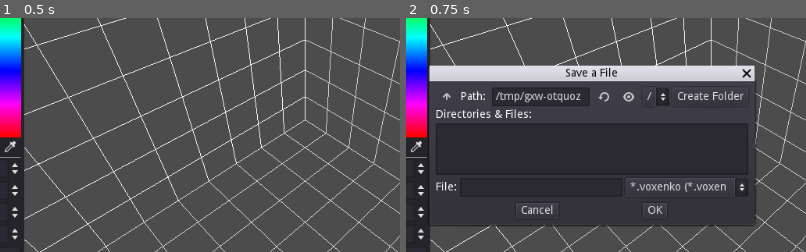
Above: before the commit, frames 1-2 (left to right).
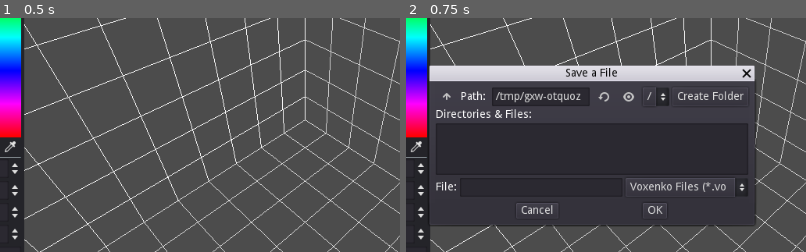
Above: after the commit, the same moments.

Repository: GaidamakUA/Voxenko
Game: Godot game, scene res://EditorSpace.tscn
Same seed, same stepped clock (60 frames per second), same inputs: the game is played once before the commit and once after it.
Inputs:
- Up to frame 1 (0.5 s): no input
- Up to frame 2 (0.75 s): click "Save" at 0.5 s
The pictures show only the part of the screen within x 27-77%, y 21-71%; the shares and areas given below are measured in that part.

Frame 1 is identical in both runs. In frame 2, 0.5% of the frame differs, in the area x 56-80%, y 70-75%.

Commit message:
Refactored save system

Diff:
--- a/EditorSpace.tscn
+++ b/EditorSpace.tscn
@@ -6,11 +6,12 @@
 [ext_resource path="res://InputProcessor.gd" type="Script" id=4]
 [ext_resource path="res://brush_picker/BrushButton.gd" type="Script" id=5]
 [ext_resource path="res://voxel/VoxelHolder.gd" type="Script" id=6]
-[ext_resource path="res://resources/AddAction.gd" type="Script" id=7]
-[ext_resource path="res://resources/DeleteAction.gd" type="Script" id=8]
+[ext_resource path="res://drawing_system/AddAction.gd" type="Script" id=7]
+[ext_resource path="res://drawing_system/DeleteAction.gd" type="Script" id=8]
 [ext_resource path="res://BrushPicker.gd" type="Script" id=9]
-[ext_resource path="res://TempSaveSystem.gd" type="Script" id=10]
-[ext_resource path="res://resources/PaintAction.gd" type="Script" id=11]
+[ext_resource path="res://save_system/SaveSystem.gd" type="Script" id=10]
+[ext_resource path="res://drawing_system/PaintAction.gd" type="Script" id=11]
+[ext_resource path="res://save_system/io_strategies/Voxenko.gd" type="Script" id=12]
 
 [sub_resource type="Resource" id=1]
 script = ExtResource( 8 )
@@ -62,7 +63,22 @@
 "_edit_use_anchors_": false
 }
 
-[node name="SaveDialog" type="FileDialog" parent="."]
+[node name="SaveSystem" type="Control" parent="."]
+anchor_left = 0.5
+anchor_top = 0.5
+anchor_right = 0.5
+anchor_bottom = 0.5
+margin_left = -512.0
+margin_top = -300.0
+margin_right = 512.0
+margin_bottom = 300.0
+mouse_filter = 2
+script = ExtResource( 10 )
+__meta__ = {
+"_edit_use_anchors_": false
+}
+
+[node name="SaveDialog" type="FileDialog" parent="SaveSystem"]
 visible = true
 anchor_left = 0.5
 anchor_top = 0.5
@@ -82,7 +98,7 @@
 "_edit_use_anchors_": false
 }
 
-[node name="LoadDialog" type="FileDialog" parent="."]
+[node name="OpenDialog" type="FileDialog" parent="SaveSystem"]
 visible = true
 anchor_left = 0.5
 anchor_top = 0.5
@@ -104,6 +120,11 @@
 "_edit_use_anchors_": false
 }
 
+[node name="IOStrategies" type="Node" parent="SaveSystem"]
+
+[node name="Voxenko" type="Node" parent="SaveSystem/IOStrategies"]
+script = ExtResource( 12 )
+
 [node name="HBoxContainer" type="HBoxContainer" parent="."]
 anchor_right = 1.0
 anchor_bottom = 1.0
@@ -161,12 +182,13 @@
 margin_bottom = 20.0
 text = "Paint"
 script = ExtResource( 5 )
-action = SubResource( 7 )
+action = SubResource( 3 )
 
 [node name="ColorPicker" type="ColorPicker" parent="HBoxContainer/LeftPanel/BrushPicker"]
-margin_top = 24.0
-margin_right = 336.0
-margin_bottom = 486.0
+margin_left = 4.0
+margin_top = 4.0
+margin_right = 4.0
+margin_bottom = 4.0
 __meta__ = {
 "_edit_use_anchors_": false
 }
@@ -175,7 +197,6 @@
 margin_top = 490.0
 margin_right = 336.0
 margin_bottom = 510.0
-script = ExtResource( 10 )
 
 [node name="Save" type="Button" parent="HBoxContainer/LeftPanel/TempSaveSystem"]
 margin_right = 41.0
@@ -185,7 +206,7 @@
 "_edit_use_anchors_": false
 }
 
-[node name="Load" type="Button" parent="HBoxContainer/LeftPanel/TempSaveSystem"]
+[node name="Open" type="Button" parent="HBoxContainer/LeftPanel/TempSaveSystem"]
 margin_left = 45.0
 margin_right = 87.0
 margin_bottom = 20.0
@@ -239,16 +260,14 @@
 
 [node name="InputProcessor" type="Node" parent="HBoxContainer/ViewportContainer/Viewport/EditorSpace"]
 script = ExtResource( 4 )
-[connection signal="file_selected" from="SaveDialog" to="HBoxContainer/LeftPanel/TempSaveSystem" method="_on_SaveDialog_file_selected"]
-[connection signal="file_selected" from="LoadDialog" to="HBoxContainer/LeftPanel/TempSaveSystem" method="_on_LoadDialog_file_selected"]
 [connection signal="action_selected" from="HBoxContainer/LeftPanel/BrushPicker" to="HBoxContainer/ViewportContainer/Viewport/EditorSpace/InputProcessor" method="_on_BrushPicker_action_selected"]
 [connection signal="brush_selected" from="HBoxContainer/LeftPanel/BrushPicker/HBoxContainer/Delete" to="HBoxContainer/LeftPanel/BrushPicker" method="_on_brush_selected"]
 [connection signal="brush_selected" from="HBoxContainer/LeftPanel/BrushPicker/HBoxContainer/Add" to="HBoxContainer/LeftPanel/BrushPicker" method="_on_brush_selected"]
 [connection signal="brush_selected" from="HBoxContainer/LeftPanel/BrushPicker/HBoxContainer/Paint" to="HBoxContainer/LeftPanel/BrushPicker" method="_on_brush_selected"]
 [connection signal="color_changed" from="HBoxContainer/LeftPanel/BrushPicker/ColorPicker" to="HBoxContainer/LeftPanel/BrushPicker" method="_on_ColorPicker_color_changed"]
-[connection signal="pressed" from="HBoxContainer/LeftPanel/TempSaveSystem/Save" to="SaveDialog" method="show"]
-[connection signal="pressed" from="HBoxContainer/LeftPanel/TempSaveSystem/Load" to="LoadDialog" method="show"]
+[connection signal="pressed" from="HBoxContainer/LeftPanel/TempSaveSystem/Save" to="SaveSystem" method="_on_Save_pressed"]
+[connection signal="pressed" from="HBoxContainer/LeftPanel/TempSaveSystem/Open" to="SaveSystem" method="_on_Open_pressed"]
 [connection signal="camera_moved" from="HBoxContainer/ViewportContainer/Viewport/EditorSpace/CameraGimbal" to="HBoxContainer/ViewportContainer/Viewport/EditorSpace/Grid" method="_on_CameraGimbal_camera_moved"]
+[connection signal="pointing_at" from="HBoxContainer/ViewportContainer/Viewport/EditorSpace/CameraGimbal" to="HBoxContainer/ViewportContainer/Viewport/EditorSpace/InputProcessor" method="_on_CameraGimbal_pointing_at"]
 [connection signal="pointing_at" from="HBoxContainer/ViewportContainer/Viewport/EditorSpace/CameraGimbal" to="HBoxContainer/ViewportContainer/Viewport/EditorSpace/Cursor" method="_on_CameraGimbal_pointing_at"]
-[connection signal="pointing_at" from="HBoxContainer/ViewportContainer/Viewport/EditorSpace/CameraGimbal" to="HBoxContainer/ViewportContainer/Viewport/EditorSpace/InputProcessor" method="_on_CameraGimbal_pointing_at"]
 [connection signal="action_called" from="HBoxContainer/ViewportContainer/Viewport/EditorSpace/InputProcessor" to="HBoxContainer/ViewportContainer/Viewport/EditorSpace/VoxelHolder" method="_on_InputProcessor_action_called"]
--- a/TempSaveSystem.gd
+++ /dev/null
@@ -1,41 +0,0 @@
-extends HBoxContainer
-
-signal get_save_data(save_system)
-
-func _on_Save_pressed():
-	pass
-
-func _on_SaveDialog_file_selected(path):
-	var save_game = File.new()
-	save_game.open(path, File.WRITE)
-
-	var save_nodes = get_tree().get_nodes_in_group("Persist")
-	var voxel_holder := save_nodes[0] as VoxelHolder
-	var voxels = voxel_holder.get_children()
-	var save_data = []
-	for raw_voxel in voxels:
-		var voxel = raw_voxel as Voxel
-		var voxel_data = Dictionary()
-		voxel_data.x = voxel.translation.x
-		voxel_data.y = voxel.translation.y
-		voxel_data.z = voxel.translation.z
-		voxel_data.colour = voxel.color.to_rgba32()
-		save_data.append(voxel_data)
-	save_game.store_line(to_json(save_data))
-	save_game.close()
-
-
-func _on_LoadDialog_file_selected(path):
-	var save_nodes = get_tree().get_nodes_in_group("Persist")
-	var voxel_holder := save_nodes[0] as VoxelHolder
-	var voxels = voxel_holder.get_children()
-	for voxel in voxels:
-		voxel.queue_free()
-
-	var save_game = File.new()
-	save_game.open(path, File.READ)
-	var save_data = parse_json(save_game.get_line())
-	for datum in save_data:
-		var position := Vector3(datum.x, datum.y, datum.z)
-		var colour := Color(datum.colour as int)
-		voxel_holder.add_voxel(position, colour)
--- a/project.godot
+++ b/project.godot
@@ -12,12 +12,12 @@
 "base": "Resource",
 "class": "Action",
 "language": "GDScript",
-"path": "res://resources/Action.gd"
+"path": "res://drawing_system/Action.gd"
 }, {
 "base": "Action",
 "class": "AddAction",
 "language": "GDScript",
-"path": "res://resources/AddAction.gd"
+"path": "res://drawing_system/AddAction.gd"
 }, {
 "base": "Button",
 "class": "BrushButton",
@@ -27,17 +27,32 @@
 "base": "Action",
 "class": "DeleteAction",
 "language": "GDScript",
-"path": "res://resources/DeleteAction.gd"
+"path": "res://drawing_system/DeleteAction.gd"
+}, {
+"base": "Node",
+"class": "ExportStrategy",
+"language": "GDScript",
+"path": "res://save_system/ExportStrategy.gd"
 }, {
 "base": "Spatial",
 "class": "Grid",
 "language": "GDScript",
 "path": "res://grid/Grid.gd"
 }, {
+"base": "Node",
+"class": "IOStrategy",
+"language": "GDScript",
+"path": "res://save_system/io_strategies/IOStrategy.gd"
+}, {
+"base": "Node",
+"class": "ImportStrategy",
+"language": "GDScript",
+"path": "res://save_system/ImportStrategy.gd"
+}, {
 "base": "Action",
 "class": "PaintAction",
 "language": "GDScript",
-"path": "res://resources/PaintAction.gd"
+"path": "res://drawing_system/PaintAction.gd"
 }, {
 "base": "StaticBody",
 "class": "Voxel",
@@ -48,16 +63,25 @@
 "class": "VoxelHolder",
 "language": "GDScript",
 "path": "res://voxel/VoxelHolder.gd"
+}, {
+"base": "Resource",
+"class": "VoxelResource",
+"language": "GDScript",
+"path": "res://save_system/VoxelResource.gd"
 } ]
 _global_script_class_icons={
 "Action": "",
 "AddAction": "",
 "BrushButton": "",
 "DeleteAction": "",
+"ExportStrategy": "",
 "Grid": "",
+"IOStrategy": "",
+"ImportStrategy": "",
 "PaintAction": "",
 "Voxel": "",
-"VoxelHolder": ""
+"VoxelHolder": "",
+"VoxelResource": ""
 }
 
 [application]
--- /dev/null
+++ b/save_system/ExportStrategy.gd
@@ -0,0 +1,8 @@
+extends Node
+class_name ExportStrategy
+
+func get_file_type() -> String:
+	return ""
+
+func save_file(file_name: String, voxels: Array):
+	return []
--- /dev/null
+++ b/save_system/ImportStrategy.gd
@@ -0,0 +1,8 @@
+extends Node
+class_name ImportStrategy
+
+func get_file_type() -> String:
+	return ""
+
+func open_file(file_name: String) -> Array:
+	return []
--- /dev/null
+++ b/save_system/SaveSystem.gd
@@ -0,0 +1,68 @@
+extends Control
+
+var current_file: String
+
+var voxel_holder: VoxelHolder
+onready var save_dialog = $SaveDialog
+onready var open_dialog = $OpenDialog
+onready var io_filters := _create_io_filters()
+
+func _ready():
+	var save_nodes = get_tree().get_nodes_in_group("Persist")
+	voxel_holder = save_nodes[0] as VoxelHolder
+
+func _on_Save_pressed():
+	if not current_file:
+		save_dialog.filters = io_filters
+		save_dialog.show()
+		current_file = yield($SaveDialog, "file_selected")
+	_save_file(current_file)
+
+func _on_Open_pressed():
+	open_dialog.filters = io_filters
+	open_dialog.show()
+	var file_name: String = yield($OpenDialog, "file_selected")
+	_open_file(file_name)
+
+func _save_file(path: String):
+	var strategy := _get_io_strategy_for_file(path)
+	strategy.save_file(path, _get_voxels())
+
+func _open_file(path: String):
+	_clear_voxels()
+
+	var strategy := _get_io_strategy_for_file(path)
+	var voxel_resources: Array = strategy.open_file(path)
+
+	for voxel_resource in voxel_resources:
+		var voxel := voxel_resource as VoxelResource
+		voxel_holder.add_voxel(voxel_resource.position, voxel_resource.colour)
+
+func _clear_voxels():
+	var voxels = _get_voxels()
+	for voxel in voxels:
+		voxel.queue_free()
+
+func _get_voxels() -> Array:
+	return voxel_holder.get_children()
+
+func _get_io_strategy_for_file(path: String) -> IOStrategy:
+	var lowercase_path = path.to_lower()
+	var io_strategies = $IOStrategies.get_children()
+	for raw_strategy in io_strategies:
+		var strategy := raw_strategy as IOStrategy
+		var strategy_file_type = strategy.get_file_type()
+		if lowercase_path.ends_with(strategy_file_type):
+			return strategy as IOStrategy
+	# Should not happen
+	return null
+
+func _create_io_filters() -> PoolStringArray:
+	var supported_files := PoolStringArray()
+	var io_strategies = $IOStrategies.get_children()
+	for raw_strategy in io_strategies:
+		var strategy := raw_strategy as IOStrategy
+		var file_type := strategy.get_file_type()
+		var description := strategy.get_description()
+		supported_files.append("*%s; %s" % [file_type, description])
+	return supported_files
--- /dev/null
+++ b/save_system/VoxelResource.gd
@@ -0,0 +1,5 @@
+extends Resource
+class_name VoxelResource
+
+var position: Vector3
+var colour: Color
--- /dev/null
+++ b/save_system/io_strategies/IOStrategy.gd
@@ -0,0 +1,14 @@
+extends Node
+class_name IOStrategy
+
+func get_file_type() -> String:
+	return ""
+
+func get_description() -> String:
+	return ""
+
+func save_file(file_name: String, voxels: Array):
+	pass
+
+func open_file(file_name: String) -> Array:
+	return []
--- /dev/null
+++ b/save_system/io_strategies/Voxenko.gd
@@ -0,0 +1,34 @@
+extends IOStrategy
+
+func get_file_type() -> String:
+	return ".voxenko"
+
+func get_description() -> String:
+	return "Voxenko Files"
+
+func save_file(file_name: String, voxels: Array):
+	var save_game = File.new()
+	save_game.open(file_name, File.WRITE)
+	var save_data = []
+	for raw_voxel in voxels:
+		var voxel = raw_voxel as Voxel
+		var voxel_data = Dictionary()
+		voxel_data.x = voxel.translation.x
+		voxel_data.y = voxel.translation.y
+		voxel_data.z = voxel.translation.z
+		voxel_data.colour = voxel.color.to_rgba32()
+		save_data.append(voxel_data)
+	save_game.store_line(to_json(save_data))
+	save_game.close()
+
+func open_file(file_name: String) -> Array:
+	var output = []
+	var save_game = File.new()
+	save_game.open(file_name, File.READ)
+	var save_data = parse_json(save_game.get_line())
+	for datum in save_data:
+		var voxel_resource = VoxelResource.new()
+		voxel_resource.position = Vector3(datum.x, datum.y, datum.z)
+		voxel_resource.colour = Color(datum.colour as int)
+		output.append(voxel_resource)
+	return output
Not shown: 4 places in EditorSpace.tscn that only renumber resources
Renamed: resources/Action.gd -> drawing_system/Action.gd
Renamed: resources/AddAction.gd -> drawing_system/AddAction.gd
Renamed: resources/DeleteAction.gd -> drawing_system/DeleteAction.gd
Renamed: resources/PaintAction.gd -> drawing_system/PaintAction.gd
